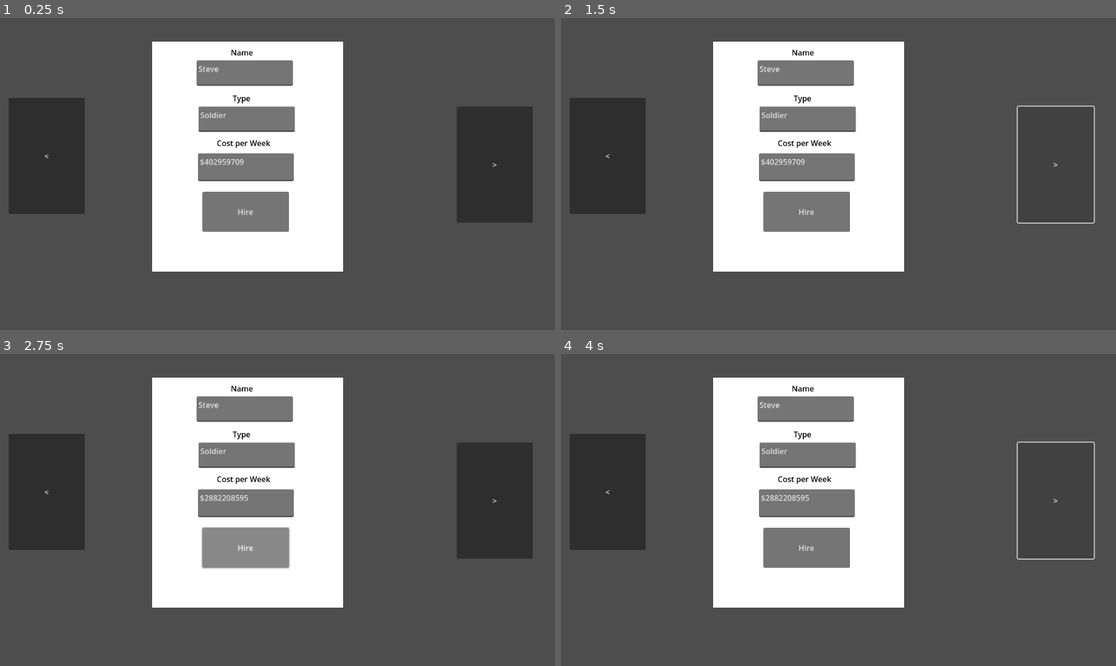
Above: before the commit, frames 1-4 (two rows, left to right).
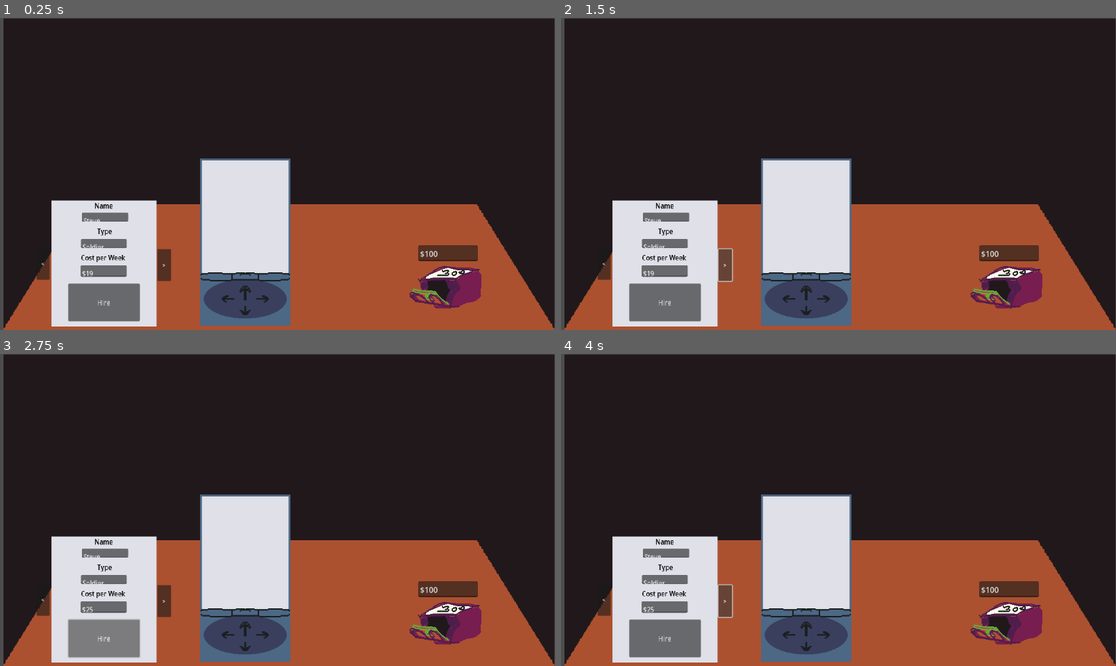
Above: after the commit, the same moments.

Repository: deruitda/ludum-dare-58
Game: Godot game, scene res://main.tscn
Same seed, same stepped clock (60 frames per second), same inputs: the game is played once before the commit and once after it.
Inputs:
- Up to frame 1 (0.25 s): no input
- Up to frame 2 (1.5 s): click "<" at 0.5 s; click ">" at 1.25 s
- Up to frame 3 (2.75 s): click "Hire" at 2 s
- Up to frame 4 (4 s): click "<" at 2.75 s; click ">" at 3.5 s

The runs differ from the first frame. In frame 1, 88% of the frame differs, in the area x 0-100%, y 0-100%; in frame 2, 93%; in frame 3, 88%; in frame 4, 93%.

Commit message:
made room changes

Diff:
--- a/desk/Resumes/resume.gd
+++ b/desk/Resumes/resume.gd
@@ -1,4 +1,4 @@
-extends ColorRect
+extends Sprite2D
 
 class_name Resume
 
--- a/desk/Resumes/resume.tscn
+++ b/desk/Resumes/resume.tscn
@@ -1,89 +1,96 @@
-[gd_scene load_steps=3 format=3 uid="uid://148tvjdfcv2j"]
+[gd_scene load_steps=4 format=3 uid="uid://148tvjdfcv2j"]
 
 [ext_resource type="Script" uid="uid://d22jpy3e2lp35" path="res://desk/Resumes/resume.gd" id="1_u5s1c"]
+[ext_resource type="Texture2D" uid="uid://d355ftby527bc" path="res://assets/proto/paper.png" id="1_xtlrx"]
 [ext_resource type="LabelSettings" uid="uid://djkpwc0lasqli" path="res://desk/Resumes/resume_label.tres" id="2_csx3w"]
 
-[node name="Resume" type="ColorRect" node_paths=PackedStringArray("name_value", "type_value", "cost_value")]
-offset_right = 396.0
-offset_bottom = 478.0
+[node name="Resume" type="Sprite2D" node_paths=PackedStringArray("name_value", "type_value", "cost_value")]
+scale = Vector2(1.1818181, 1.3483754)
+texture = ExtResource("1_xtlrx")
 script = ExtResource("1_u5s1c")
 name_value = NodePath("Resume/NameValue")
 type_value = NodePath("Resume/TypeValue")
 cost_value = NodePath("Resume/CostValue")
 
 [node name="Resume" type="Control" parent="."]
+layout_mode = 3
 anchors_preset = 0
-offset_right = 398.0
-offset_bottom = 481.0
+offset_left = -132.0
+offset_top = -137.94379
+offset_right = 132.30768
+offset_bottom = 137.94379
 
 [node name="NameLabel" type="Label" parent="Resume"]
 layout_mode = 0
-offset_left = 163.0
-offset_top = 11.0
-offset_right = 210.0
-offset_bottom = 34.0
+offset_left = 108.30769
+offset_top = -0.7416167
+offset_right = 155.3077
+offset_bottom = 22.258383
 text = "Name"
 label_settings = ExtResource("2_csx3w")
+horizontal_alignment = 1
 
 [node name="NameValue" type="TextEdit" parent="Resume"]
 layout_mode = 0
-offset_left = 92.0
-offset_top = 39.0
-offset_right = 292.0
-offset_bottom = 92.0
+offset_left = 76.15385
+offset_top = 25.957174
+offset_right = 192.9231
+offset_bottom = 45.98127
 
 [node name="TypeLabel" type="Label" parent="Resume"]
 layout_mode = 0
-offset_left = 167.0
-offset_top = 106.0
-offset_right = 214.0
-offset_bottom = 129.0
+offset_left = 110.0
+offset_top = 54.880867
+offset_right = 157.0
+offset_bottom = 77.88087
 text = "Type"
 label_settings = ExtResource("2_csx3w")
+horizontal_alignment = 1
 
 [node name="TypeValue" type="TextEdit" parent="Resume"]
 layout_mode = 0
-offset_left = 96.0
-offset_top = 135.0
-offset_right = 296.0
-offset_bottom = 188.0
+offset_left = 73.61539
+offset_top = 83.804565
+offset_right = 188.69232
+offset_bottom = 103.828674
 
 [node name="CostLabel" type="Label" parent="Resume"]
 layout_mode = 0
-offset_left = 134.0
-offset_top = 199.0
-offset_right = 246.0
-offset_bottom = 222.0
+offset_left = 74.46153
+offset_top = 112.72825
+offset_right = 186.46153
+offset_bottom = 135.72824
 text = "Cost per Week"
 label_settings = ExtResource("2_csx3w")
 
 [node name="CostValue" type="TextEdit" parent="Resume"]
 layout_mode = 0
-offset_left = 95.0
-offset_top = 232.0
-offset_right = 294.0
-offset_bottom = 290.0
+offset_left = 72.76923
+offset_top = 141.65196
+offset_right = 188.6923
+offset_bottom = 166.86748
 
 [node name="HireButton" type="Button" parent="Resume"]
 layout_mode = 0
-offset_left = 104.0
-offset_top = 312.0
-offset_right = 284.0
-offset_bottom = 395.0
+offset_left = 42.30769
+offset_top = 182.44177
+offset_right = 222.3077
+offset_bottom = 265.44177
 text = "Hire"
 
 [node name="NoResumesLeft" type="Control" parent="."]
 visible = false
+layout_mode = 3
 anchors_preset = 0
 offset_right = 40.0
 offset_bottom = 40.0
 
 [node name="Label" type="Label" parent="NoResumesLeft"]
 layout_mode = 0
-offset_left = 68.0
-offset_top = 180.0
-offset_right = 297.0
-offset_bottom = 240.0
+offset_left = -115.076935
+offset_top = -32.631866
+offset_right = 113.923065
+offset_bottom = 27.368134
 text = "No more new hires available.
 Try again next week."
 label_settings = ExtResource("2_csx3w")
--- a/desk/Resumes/resumes.tscn
+++ b/desk/Resumes/resumes.tscn
@@ -8,24 +8,20 @@
 resume = NodePath("Resume")
 
 [node name="Left" type="Button" parent="."]
-offset_left = 18.0
-offset_top = 166.0
-offset_right = 176.0
-offset_bottom = 407.0
+offset_left = -200.0
+offset_top = -47.0
+offset_right = -161.0
+offset_bottom = 48.0
 text = "<"
 
 [node name="Right" type="Button" parent="."]
-offset_left = 948.0
-offset_top = 184.0
-offset_right = 1106.0
-offset_bottom = 425.0
+offset_left = 158.0
+offset_top = -43.0
+offset_right = 199.0
+offset_bottom = 52.0
 text = ">"
 
 [node name="Resume" parent="." instance=ExtResource("2_w0461")]
-offset_left = 316.0
-offset_top = 49.0
-offset_right = 712.0
-offset_bottom = 527.0
 
 [connection signal="pressed" from="Left" to="." method="_on_left_pressed"]
 [connection signal="pressed" from="Right" to="." method="_on_right_pressed"]
--- a/desk/WorkerManagers/candidate_manager.gd
+++ b/desk/WorkerManagers/candidate_manager.gd
@@ -11,7 +11,7 @@
 func generate_worker() -> void:
 	var new_worker = Worker.new()
 	new_worker.worker_name = generate_name()
-	new_worker.cost_per_week = randi()
+	new_worker.cost_per_week = randi() % 20 + 10 # between 10 and 30
 	new_worker.worker_type = preload("res://entities/Worker/WorkerType/soldier.tres")
 	add_child(new_worker)
 	worker_generated.emit(new_worker)
--- /dev/null
+++ b/desk/money_counter.tscn
@@ -0,0 +1,13 @@
+[gd_scene load_steps=2 format=3 uid="uid://04sehxv1q6xu"]
+
+[ext_resource type="Texture2D" uid="uid://btt5dlu1r12te" path="res://assets/proto/money-counter.png" id="1_rw6nr"]
+
+[node name="MoneyCounter" type="Sprite2D"]
+texture = ExtResource("1_rw6nr")
+
+[node name="TextEdit" type="TextEdit" parent="."]
+offset_left = -61.0
+offset_top = -86.0
+offset_right = 63.0
+offset_bottom = -53.0
+text = "$100"
--- /dev/null
+++ b/desk/phone.tscn
@@ -0,0 +1,6 @@
+[gd_scene load_steps=2 format=3 uid="uid://cg62p43atjvcx"]
+
+[ext_resource type="Texture2D" uid="uid://dv1noa142snri" path="res://assets/proto/phone.png" id="1_l1i1x"]
+
+[node name="Phone" type="Sprite2D"]
+texture = ExtResource("1_l1i1x")
--- /dev/null
+++ b/desk/room.gd
@@ -0,0 +1,10 @@
+extends Node2D
+class_name Room
+
+@export var candidate_manager: CandidateManager
+@export var worker_manager: WorkerManager
+
+func _ready() -> void:
+	candidate_manager.generate_worker()
+	candidate_manager.generate_worker()
+	candidate_manager.generate_worker()
--- /dev/null
+++ b/desk/room.tscn
@@ -0,0 +1,35 @@
+[gd_scene load_steps=8 format=3 uid="uid://bpa13iucdr4gj"]
+
+[ext_resource type="Script" uid="uid://d357h8upue4fy" path="res://desk/room.gd" id="1_bs3hi"]
+[ext_resource type="Texture2D" uid="uid://o8uu8qru7f4k" path="res://assets/proto/background.png" id="1_ccn0v"]
+[ext_resource type="PackedScene" uid="uid://bhoid1trkoqrp" path="res://desk/Resumes/resumes.tscn" id="2_xcxlp"]
+[ext_resource type="PackedScene" uid="uid://cg62p43atjvcx" path="res://desk/phone.tscn" id="3_4is0s"]
+[ext_resource type="PackedScene" uid="uid://04sehxv1q6xu" path="res://desk/money_counter.tscn" id="4_4is0s"]
+[ext_resource type="PackedScene" uid="uid://7djoso36p0b4" path="res://desk/WorkerManagers/candidate_manager.tscn" id="5_bnidx"]
+[ext_resource type="PackedScene" uid="uid://bqspr2io7mkjl" path="res://desk/WorkerManagers/worker_manager.tscn" id="6_bs3hi"]
+
+[node name="Room" type="Node2D" node_paths=PackedStringArray("candidate_manager", "worker_manager")]
+script = ExtResource("1_bs3hi")
+candidate_manager = NodePath("CandidateManager")
+worker_manager = NodePath("WorkerManager")
+
+[node name="Background" type="Sprite2D" parent="."]
+position = Vector2(579, 324.5)
+scale = Vector2(1.7875, 1.7972223)
+texture = ExtResource("1_ccn0v")
+
+[node name="Resumes" parent="." node_paths=PackedStringArray("candidate_manager") instance=ExtResource("2_xcxlp")]
+position = Vector2(216, 510)
+scale = Vector2(0.7, 0.7)
+candidate_manager = NodePath("../CandidateManager")
+
+[node name="Phone" parent="." instance=ExtResource("3_4is0s")]
+position = Vector2(509, 465)
+
+[node name="MoneyCounter" parent="." instance=ExtResource("4_4is0s")]
+position = Vector2(929, 558)
+
+[node name="CandidateManager" parent="." instance=ExtResource("5_bnidx")]
+
+[node name="WorkerManager" parent="." node_paths=PackedStringArray("candidate_manager") instance=ExtResource("6_bs3hi")]
+candidate_manager = NodePath("../CandidateManager")
--- a/main.gd
+++ b/main.gd
@@ -1,17 +1,6 @@
 extends Node2D
 
-@onready var candidate_manager: CandidateManager = $CandidateManager
-@onready var worker_manager: WorkerManager = $WorkerManager
+#@onready var candidate_manager: CandidateManager = $CandidateManager
+#@onready var worker_manager: WorkerManager = $WorkerManager
 
-func _ready() -> void:
-	candidate_manager.generate_worker()
-	candidate_manager.generate_worker()
-	candidate_manager.generate_worker()
-
-	#var worker = candidate_manager.hire_worker_by_index(0)
-	#
-	#
-	#worker_manager.hire_worker(worker)
-	#
-	#var hierable_workers = candidate_manager.get_hierable_workers()
-	#print(len(hierable_workers))
+#func _ready() -> void:
--- a/main.tscn
+++ b/main.tscn
@@ -1,17 +1,9 @@
-[gd_scene load_steps=5 format=3 uid="uid://c6vd1ct10le5s"]
+[gd_scene load_steps=3 format=3 uid="uid://c6vd1ct10le5s"]
 
 [ext_resource type="Script" uid="uid://vkhugeyoj47s" path="res://main.gd" id="1_3fcf7"]
-[ext_resource type="PackedScene" uid="uid://7djoso36p0b4" path="res://desk/WorkerManagers/candidate_manager.tscn" id="1_t5qis"]
-[ext_resource type="PackedScene" uid="uid://bqspr2io7mkjl" path="res://desk/WorkerManagers/worker_manager.tscn" id="2_tkmgi"]
-[ext_resource type="PackedScene" uid="uid://bhoid1trkoqrp" path="res://desk/Resumes/resumes.tscn" id="4_rlmbb"]
+[ext_resource type="PackedScene" uid="uid://bpa13iucdr4gj" path="res://desk/room.tscn" id="2_1bvp3"]
 
 [node name="Main" type="Node2D"]
 script = ExtResource("1_3fcf7")
 
-[node name="CandidateManager" parent="." instance=ExtResource("1_t5qis")]
-
-[node name="WorkerManager" parent="." node_paths=PackedStringArray("candidate_manager") instance=ExtResource("2_tkmgi")]
-candidate_manager = NodePath("../CandidateManager")
-
-[node name="Resumes" parent="." node_paths=PackedStringArray("candidate_manager") instance=ExtResource("4_rlmbb")]
-candidate_manager = NodePath("../CandidateManager")
+[node name="Room" parent="." instance=ExtResource("2_1bvp3")]
--- a/project.godot
+++ b/project.godot
@@ -18,7 +18,6 @@
 [autoload]
 
 GameState="*res://states/game_state.gd"
-CandidateManagerSignalBus="*res://signal_buses/candidate_manager_signal_bus.gd"
 
 [rendering]
 
--- a/states/game_state.gd
+++ b/states/game_state.gd
@@ -3,6 +3,9 @@
 @onready var total_money: int = 10000
 @onready var total_respect: int = 0
 @onready var current_week: int = 1
+
+@onready var candidate_manager: CandidateManager
+@onready var worker_manager: WorkerManager
 
 func spend_money(amount: int) -> void:
 	total_money = total_money - amount
Not shown, added: desk/room.gd.uid
Not shown, added: desk/room.tscn7693227474.tmp
